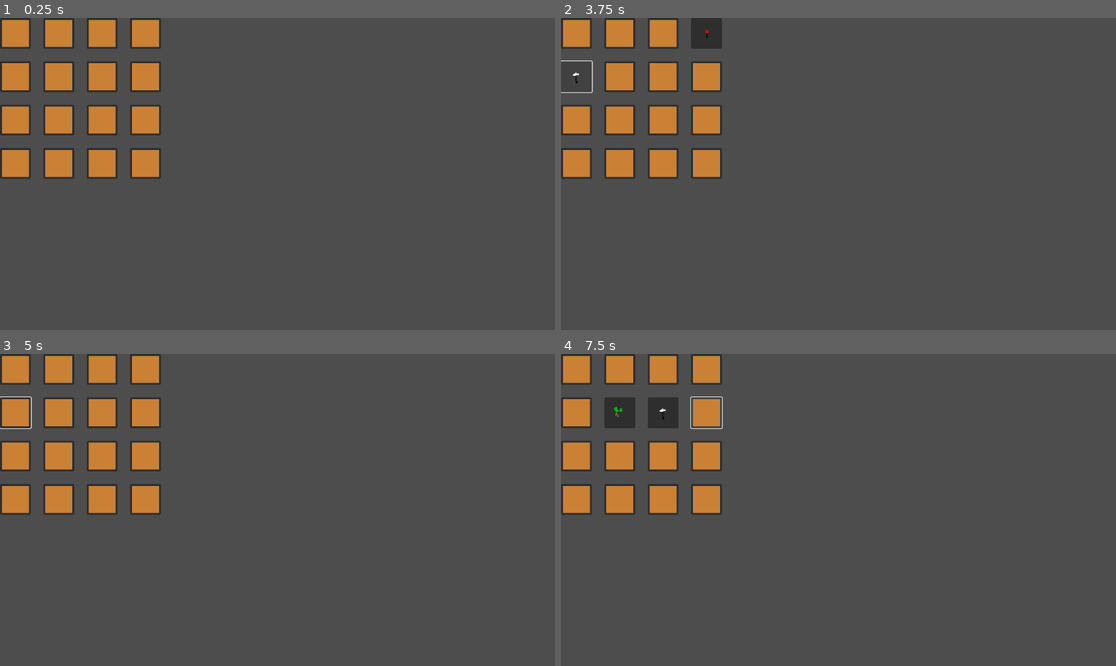
Above: before the commit, frames 1-4 (two rows, left to right).
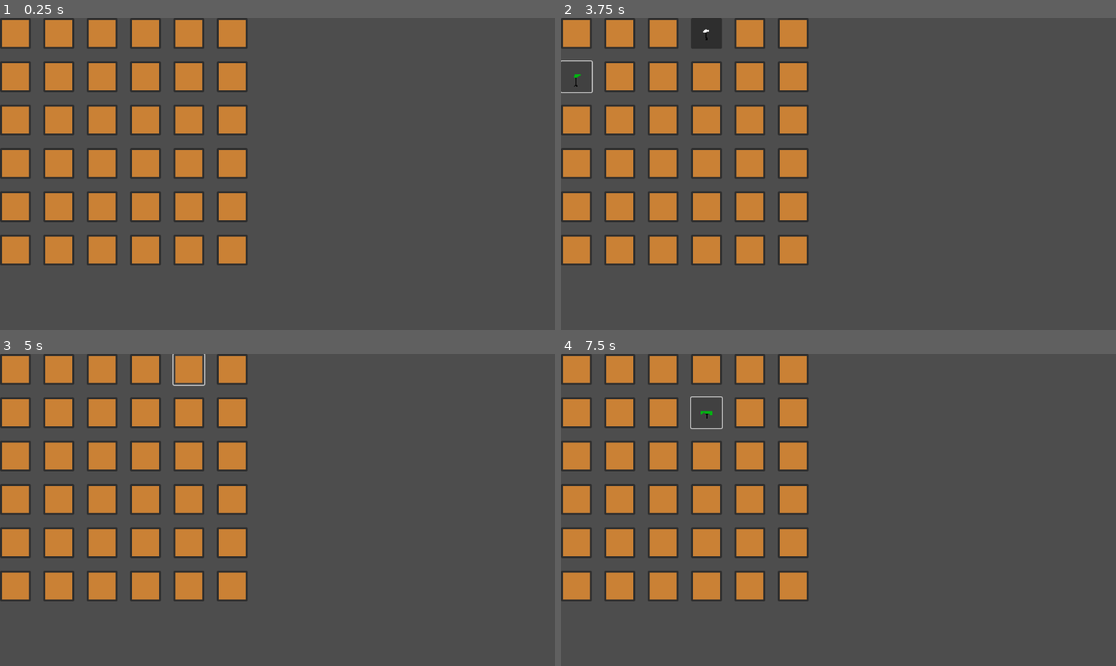
Above: after the commit, the same moments.

Repository: Ecaf-Dev/Botanica-da-Alma
Game: Godot game, scene res://Cenas/root.tscn
Two runs of this game, one before a commit and one after it. Both use one fixed random seed, a clock stepped at 60 frames per second and the inputs below.
Inputs (mouse positions are in pixels of both pictures, inside the frame that each line leads up to):
- Up to frame 1 (0.25 s): no input
- Up to frame 2 (3.75 s): click (577, 33) at 0.5 s; click (622, 33) at 1.27 s; click (660, 33) at 2.02 s; click (705, 33) at 2.77 s; click (577, 77) at 3.52 s
- Up to frame 3 (5 s): click (188, 369) at 4.27 s
- Up to frame 4 (7.5 s): click (622, 413) at 5.02 s; click (794, 369) at 5.77 s; click (660, 413) at 6.52 s; click (705, 413) at 7.27 s

The runs differ from the first frame. In frame 1, 11% of the frame differs, in the area x 0-45%, y 0-80%; in frame 2, 11%; in frame 3, 11%; in frame 4, 12%.

Commit message:
Documento de gdd atulizado

Diff:
--- a/Godot-Botanica-da-Alma/Assets/Scripts/GridContainer.gd
+++ b/Godot-Botanica-da-Alma/Assets/Scripts/GridContainer.gd
@@ -1,8 +1,8 @@
 extends Node2D
 
 # Configurações
-var grid_x = 4
-var grid_y = 4
+var grid_x = 6
+var grid_y = 6
 var grid_size = Vector2(grid_x, grid_y)
 var card_scene = preload("res://Cenas/Card.tscn")
 var card_size = Vector2(80, 80)  # 🔥 AUMENTEI PARA 80x80 PARA CABER SPRITES
Not shown, changed: Godot-Botanica-da-Alma/Docs/Documento de Game Desing.txt
